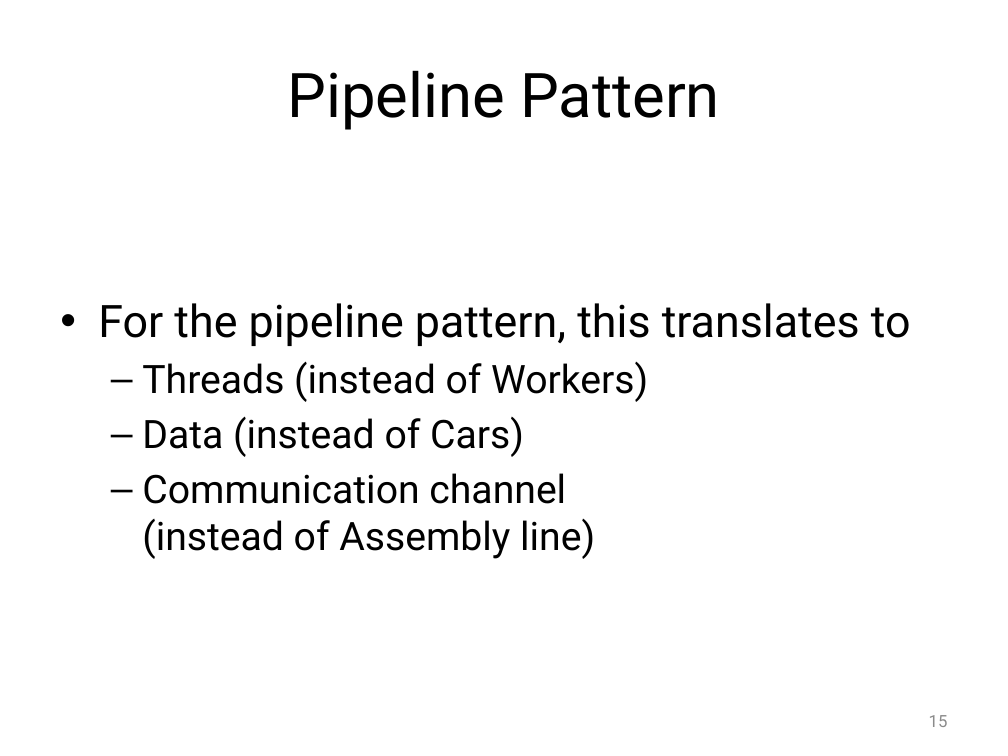
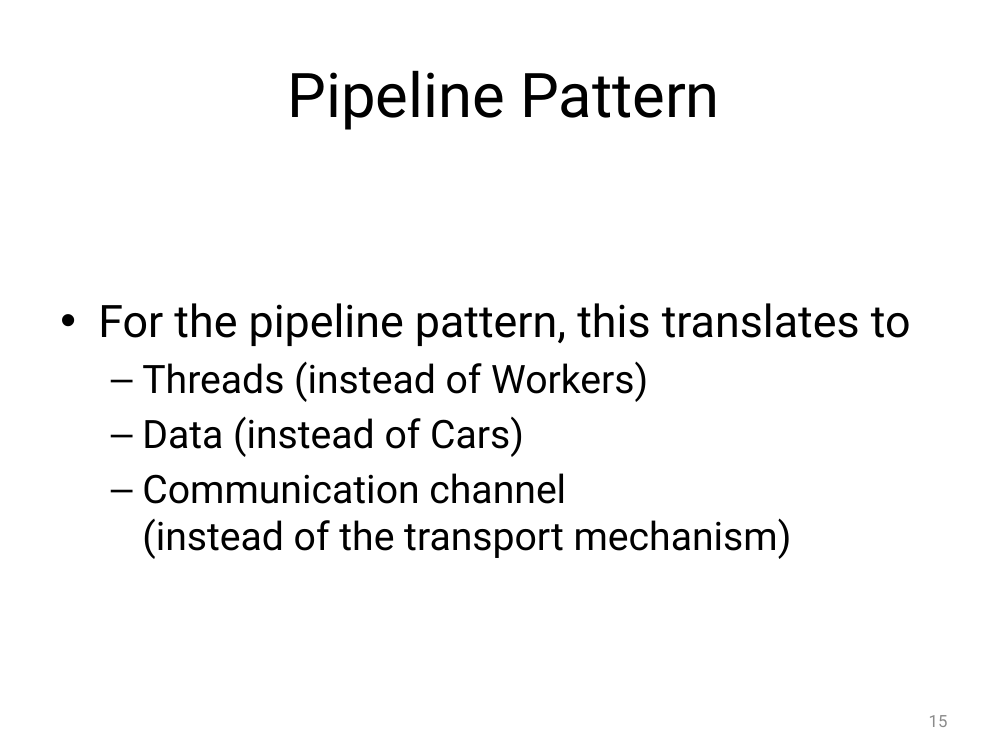
Before and after one commit to Jule/aw1, a slide deck: slide 15 of Praese/Presentation1.pptx. Drawn at 1008x756 pixels with LibreOffice and Linux fonts; fonts in the diff are those of the drawing; background and template pictures are left out. Boxes give left, top, right and bottom in pixels: in the first picture for what was removed or moved away, otherwise in the second. Text is boxed around its words. In the diff, an @@ line names an element or a change of style, - is before the commit and + after.

Commit message:
Add pseudocode for pipeline pattern

```diff
--- a/Praese/Presentation1.pptx
+++ b/Praese/Presentation1.pptx
@@ text at (x1=142, y1=473, x2=792, y2=559): text changed @@
-  – Communication channel
-    (instead of Assembly line)
+  – Communication channel
+    (instead of the transport mechanism)
```
Also in this commit, not shown: 1 other slide changed, 1 slide added.
